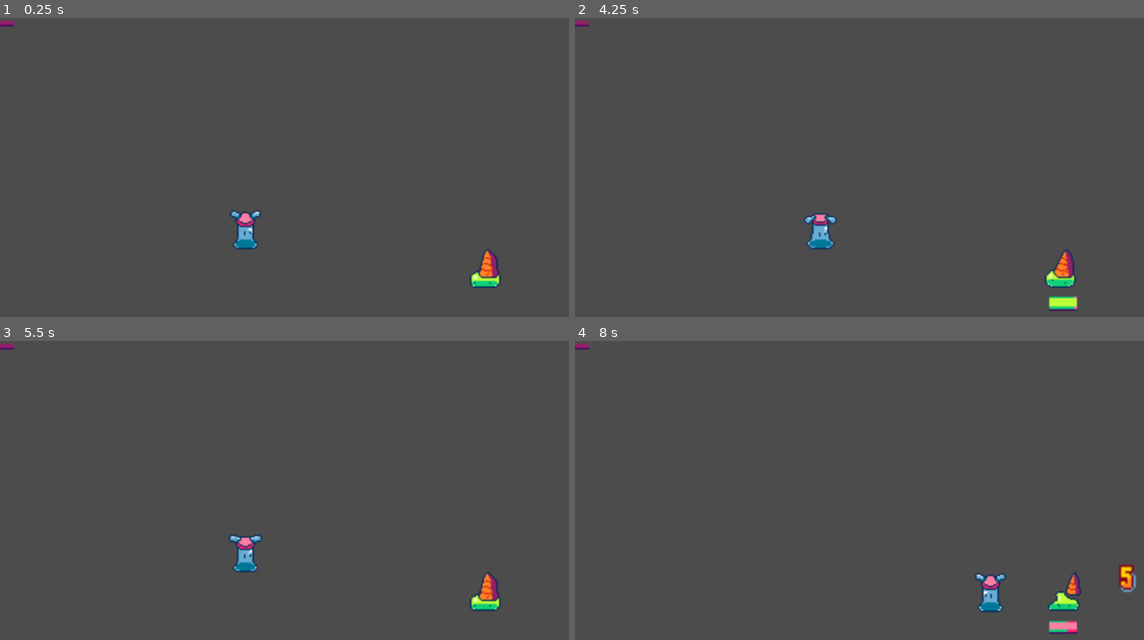
Above: before the commit, frames 1-4 (two rows, left to right).
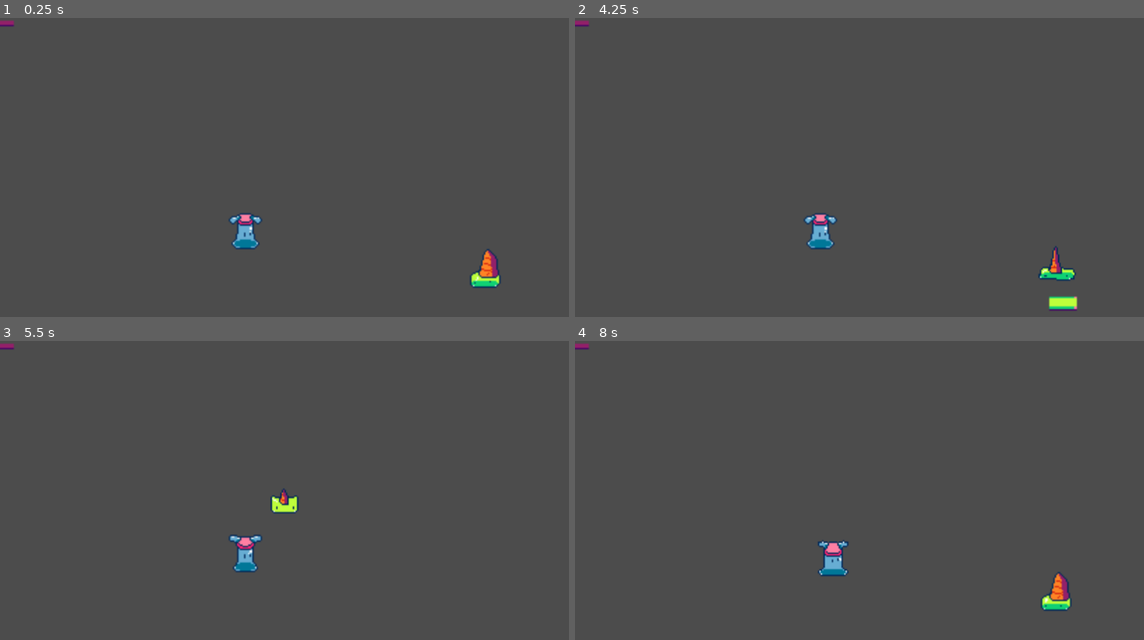
Above: after the commit, the same moments.

Repository: etherware-novice/slime-godot-game
Game: Godot game, scene res://Main.tscn
Two runs of this game, one before a commit and one after it. Both use one fixed random seed, a clock stepped at 60 frames per second and the inputs below.
Inputs:
- Up to frame 1 (0.25 s): no input
- Up to frame 2 (4.25 s): hold Right (ui_right) 0.53-1.28 s; hold Right (ui_right) 2.03-3.53 s
- Up to frame 3 (5.5 s): no input
- Up to frame 4 (8 s): hold Right (ui_right) from 5.78 s (still down)

The runs differ from the first frame. In frame 1, 0.3% of the frame differs, in the area x 40-87%, y 64-90%; in frame 2, 0.6%; in frame 3, 0.8%; in frame 4, 2.0%, in the area x 42-99%, y 66-98%.

Commit message:
enemy attack system ( no player hp or hurt yet )

Diff:
--- a/Main.gd
+++ b/Main.gd
@@ -2,22 +2,29 @@
 
 signal do_attack(target_pos)
 
-# Declare member variables here. Examples:
-# var a = 2
-# var b = "text"
+
+var turnorder = []
+var turnindex = 0
 
 
 # Called when the node enters the scene tree for the first time.
 func _ready():
 	$Camera2D.make_current()
+	turnorder += [$beanie]
+	turnorder += get_tree().get_nodes_in_group("enemies")
+	next_turn()
+
+
+
+func next_turn():
+	var attack_pos = $icecream.position
+	attack_pos.x -= 100
+	turnorder[turnindex].do_attack(attack_pos)
 
 
 # Called every frame. 'delta' is the elapsed time since the previous frame.
 func _process(delta):
-	if Input.is_action_pressed("ui_right"):
-		var attack_pos = $icecream.position
-		attack_pos.x -= 100
-		emit_signal("do_attack", attack_pos)
+	pass
 
 func screen_shake():
 	var orig = $Camera2D.position
@@ -38,3 +45,18 @@
 
 func _on_beanie_attack(dmg):
 	screen_shake()
+
+
+func _endturn():
+	turnindex += 1
+	if turnindex >= turnorder.size():
+		turnindex = 0
+	next_turn()
+
+func _on_beanie_endturn():
+	_endturn()
+	pass # Replace with function body.
+
+func _on_icecream_endturn():
+	_endturn()
+	pass # Replace with function body.
--- a/Main.tscn
+++ b/Main.tscn
@@ -11,7 +11,7 @@
 [node name="beanie" parent="." instance=ExtResource( 1 )]
 position = Vector2( 79, 114 )
 
-[node name="icecream" parent="." instance=ExtResource( 3 )]
+[node name="icecream" parent="." groups=["enemies"] instance=ExtResource( 3 )]
 position = Vector2( 426, 172 )
 
 [node name="Camera2D" type="Camera2D" parent="."]
@@ -22,8 +22,9 @@
 
 [node name="HUD" parent="." instance=ExtResource( 4 )]
 
-[connection signal="do_attack" from="." to="beanie" method="_on_Main_do_attack"]
 [connection signal="attack" from="beanie" to="." method="_on_beanie_attack"]
 [connection signal="attack" from="beanie" to="icecream" method="_on_beanie_attack"]
+[connection signal="endturn" from="beanie" to="." method="_on_beanie_endturn"]
 [connection signal="damage_num" from="icecream" to="HUD" method="_on_icecream_damage_num"]
+[connection signal="endturn" from="icecream" to="." method="_on_icecream_endturn"]
 [connection signal="hp_update" from="icecream" to="HUD" method="_on_icecream_hp_update"]
--- a/beanie.gd
+++ b/beanie.gd
@@ -3,11 +3,14 @@
 var speed = 200
 var velocity = Vector2()
 var ini
-var attacking = false
+var userinput = false
+
+var target  # delete ethis
 
 var EASING = Tween.TRANS_QUART
 
 signal attack(damage)
+signal endturn
 
 # Called when the node enters the scene tree for the first time.
 func _ready():
@@ -16,7 +19,8 @@
 
 
 # Called every frame. 'delta' is the elapsed time since the previous frame.
-# func _process(delta):
+#func _process(delta):
+
 #	if target == null:
 #		return
 #	velocity = position.direction_to(target) * speed
@@ -27,15 +31,16 @@
 #	if not attacking:
 #		emit_signal("attack")
 
+func _process(delta):
+	if not userinput:
+		return
+	if not Input.is_action_pressed("ui_right"):
+		return
+	userinput = false
+	print("hello")
 
-func _on_Main_do_attack(target_pos):
-	if attacking:
-		return
-
-	attacking = true
-	print(target_pos)
 	$Tween.interpolate_property(self, "position",
-		position, target_pos, 1,
+		position, target, 1,
 		EASING, Tween.EASE_IN_OUT)
 	$Tween.start()
 	$AnimatedSprite.animation = "walk"
@@ -59,6 +64,10 @@
 	$AnimatedSprite.animation = "idle"
 	$AnimatedSprite.flip_h = false
 
-	attacking = false
+	emit_signal("endturn")
 
+
+func do_attack(target_pos):
+	userinput = true
+	target = target_pos
 	pass # Replace with function body.
--- a/beanie.tscn
+++ b/beanie.tscn
@@ -110,7 +110,7 @@
 scale = Vector2( 2, 2 )
 frames = SubResource( 16 )
 animation = "idle"
-frame = 4
+frame = 2
 playing = true
 
 [node name="CollisionShape2D" type="CollisionShape2D" parent="."]
--- a/icecream.gd
+++ b/icecream.gd
@@ -2,9 +2,12 @@
 
 signal hp_update(new_hp, max_hp, pos)
 signal damage_num(damage, position)
+signal endturn
 
 var maxhp = 30
 var hp
+
+var active = true
 # Declare member variables here. Examples:
 # var a = 2
 # var b = "text"
@@ -31,7 +34,48 @@
 		yield($AnimatedSprite, "animation_finished")
 		$AnimatedSprite.animation = "deathhold"
 		yield(get_tree().create_timer(5.0), "timeout")
+		active = false
 		queue_free()
+
+func do_attack(bar):
+	if(not active):
+		emit_signal("end_turn")
+		return
+
+	var ini = position
+
+	var player = get_node("/root/Main/beanie")
+	var peak = player.position
+	peak.x -= (float(peak.x) - float(position.x)) / 2
+	peak.y -= 200
+
+	$Tween.interpolate_property(self, "position",
+		position, peak, 1.5,
+		Tween.TRANS_QUART, Tween.EASE_IN)
+	$Tween.start()
+	$AnimatedSprite.animation = "attack_up"
+	yield($AnimatedSprite, "animation_finished")
+	$AnimatedSprite.animation = "attack_hold"
+	yield($Tween, "tween_completed")
+	$Tween.interpolate_property(self, "position",
+		position, player.position, 1.5,
+		Tween.TRANS_QUART, Tween.EASE_OUT)
+	$AnimatedSprite.animation = "attack_flip"
+	yield($AnimatedSprite, "animation_finished")
+	$AnimatedSprite.animation = "attack_hold"
+	$AnimatedSprite.flip_v = true
+	yield($Tween, "tween_completed")
+
+	$AnimatedSprite.flip_v = false
+	$AnimatedSprite.animation = "attack_squish"
+	yield($AnimatedSprite, "animation_finished")
+
+	$AnimatedSprite.animation = "idle"
+
+	get_node("/root/Main").screen_shake()
+	position = ini
+
+	emit_signal("endturn")
 
 
 func _update_hp(new_hp):
--- a/icecream.tscn
+++ b/icecream.tscn
@@ -1,10 +1,109 @@
-[gd_scene load_steps=27 format=2]
+[gd_scene load_steps=50 format=2]
 
 [ext_resource path="res://icecream.gd" type="Script" id=1]
 [ext_resource path="res://art/icecream_hurt.png" type="Texture" id=2]
 [ext_resource path="res://art/icecream_idle.png" type="Texture" id=3]
 [ext_resource path="res://art/icecream_death.png" type="Texture" id=4]
 [ext_resource path="res://art/icecream_deathhold.png" type="Texture" id=5]
+[ext_resource path="res://art/icecream_attack_squish.png" type="Texture" id=6]
+[ext_resource path="res://art/icecream_attack_flip.png" type="Texture" id=7]
+[ext_resource path="res://art/icecream_attack_hold.png" type="Texture" id=8]
+[ext_resource path="res://art/icecream_attack_up.png" type="Texture" id=9]
+
+[sub_resource type="AtlasTexture" id=22]
+flags = 4
+atlas = ExtResource( 7 )
+region = Rect2( 0, 0, 32, 32 )
+
+[sub_resource type="AtlasTexture" id=23]
+flags = 4
+atlas = ExtResource( 7 )
+region = Rect2( 32, 0, 32, 32 )
+
+[sub_resource type="AtlasTexture" id=24]
+flags = 4
+atlas = ExtResource( 7 )
+region = Rect2( 64, 0, 32, 32 )
+
+[sub_resource type="AtlasTexture" id=25]
+flags = 4
+atlas = ExtResource( 7 )
+region = Rect2( 96, 0, 32, 32 )
+
+[sub_resource type="AtlasTexture" id=26]
+flags = 4
+atlas = ExtResource( 7 )
+region = Rect2( 128, 0, 32, 32 )
+
+[sub_resource type="AtlasTexture" id=27]
+flags = 4
+atlas = ExtResource( 7 )
+region = Rect2( 160, 0, 32, 32 )
+
+[sub_resource type="AtlasTexture" id=28]
+flags = 4
+atlas = ExtResource( 8 )
+region = Rect2( 0, 0, 32, 32 )
+
+[sub_resource type="AtlasTexture" id=29]
+flags = 4
+atlas = ExtResource( 8 )
+region = Rect2( 32, 0, 32, 32 )
+
+[sub_resource type="AtlasTexture" id=30]
+flags = 4
+atlas = ExtResource( 6 )
+region = Rect2( 0, 0, 32, 32 )
+
+[sub_resource type="AtlasTexture" id=31]
+flags = 4
+atlas = ExtResource( 6 )
+region = Rect2( 32, 0, 32, 32 )
+
+[sub_resource type="AtlasTexture" id=32]
+flags = 4
+atlas = ExtResource( 6 )
+region = Rect2( 64, 0, 32, 32 )
+
+[sub_resource type="AtlasTexture" id=33]
+flags = 4
+atlas = ExtResource( 6 )
+region = Rect2( 96, 0, 32, 32 )
+
+[sub_resource type="AtlasTexture" id=34]
+flags = 4
+atlas = ExtResource( 6 )
+region = Rect2( 128, 0, 32, 32 )
+
+[sub_resource type="AtlasTexture" id=35]
+flags = 4
+atlas = ExtResource( 9 )
+region = Rect2( 0, 0, 32, 32 )
+
+[sub_resource type="AtlasTexture" id=36]
+flags = 4
+atlas = ExtResource( 9 )
+region = Rect2( 32, 0, 32, 32 )
+
+[sub_resource type="AtlasTexture" id=37]
+flags = 4
+atlas = ExtResource( 9 )
+region = Rect2( 64, 0, 32, 32 )
+
+[sub_resource type="AtlasTexture" id=38]
+flags = 4
+atlas = ExtResource( 9 )
+region = Rect2( 96, 0, 32, 32 )
+
+[sub_resource type="AtlasTexture" id=39]
+flags = 4
+atlas = ExtResource( 9 )
+region = Rect2( 128, 0, 32, 32 )
+
+[sub_resource type="AtlasTexture" id=40]
+flags = 4
+atlas = ExtResource( 9 )
+region = Rect2( 160, 0, 32, 32 )
 
 [sub_resource type="AtlasTexture" id=13]
 flags = 4
@@ -103,6 +202,26 @@
 
 [sub_resource type="SpriteFrames" id=11]
 animations = [ {
+"frames": [ SubResource( 22 ), SubResource( 23 ), SubResource( 24 ), SubResource( 25 ), SubResource( 26 ), SubResource( 27 ) ],
+"loop": true,
+"name": "attack_flip",
+"speed": 5.0
+}, {
+"frames": [ SubResource( 28 ), SubResource( 29 ) ],
+"loop": true,
+"name": "attack_hold",
+"speed": 5.0
+}, {
+"frames": [ SubResource( 30 ), SubResource( 31 ), SubResource( 32 ), SubResource( 33 ), SubResource( 34 ) ],
+"loop": true,
+"name": "attack_squish",
+"speed": 5.0
+}, {
+"frames": [ SubResource( 35 ), SubResource( 36 ), SubResource( 37 ), SubResource( 38 ), SubResource( 39 ), SubResource( 40 ) ],
+"loop": true,
+"name": "attack_up",
+"speed": 5.0
+}, {
 "frames": [ SubResource( 13 ), SubResource( 14 ), SubResource( 15 ), SubResource( 16 ), SubResource( 17 ), SubResource( 18 ), SubResource( 19 ) ],
 "loop": true,
 "name": "death",
@@ -134,9 +253,12 @@
 scale = Vector2( 2, 2 )
 frames = SubResource( 11 )
 animation = "idle"
+frame = 3
 playing = true
 
 [node name="CollisionShape2D" type="CollisionShape2D" parent="."]
 position = Vector2( -1, -2.5 )
 scale = Vector2( 2, 2 )
 shape = SubResource( 12 )
+
+[node name="Tween" type="Tween" parent="."]
